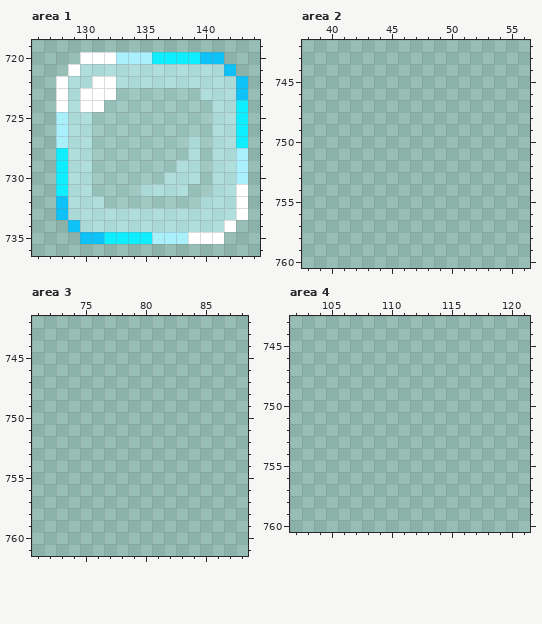
One commit to this pixel-art file: Leore/Content/effects.aseprite. Above, as it was before the edit.
320x1280 pixels, 1 frame. Colours within 5 levels of each other are drawn and written as one. Shown: area 1: x 126..144, y 719..736; area 2: x 38..56, y 742..760; area 3: x 71..88, y 742..761; area 4: x 102..121, y 743..760. The commit also changed other parts of the picture, which this record leaves out.
After the commit:
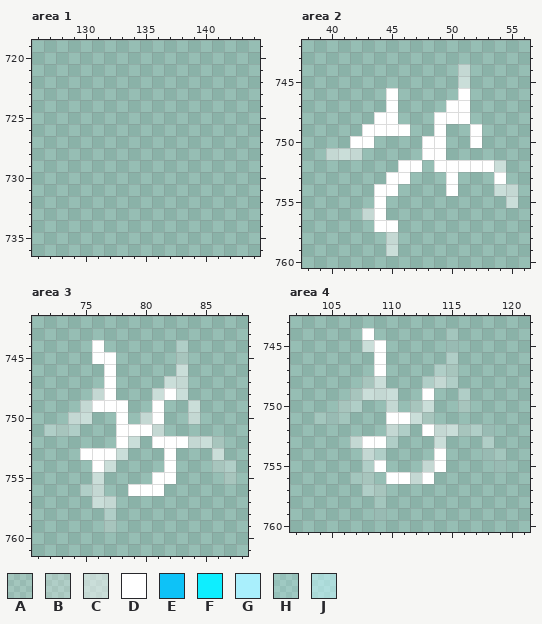
Palette (. is transparent): A #ffffff1f  B #ffffff3f  C #ffffff7f  D #ffffff  E #0ec2f7  F #0eeeff  G #a9effc  H #c5f9ff31  J #c5f9ff8b
Edits made:
--- area 1
@@ x 126..144 @@
 719 ...................
-720 ....DDDGGGFFFFEE...
-721 ...DJJJJJJJJJJJJE..
-722 ..DJJDDJJJJJJJJJJE.
-723 ..DJDDDHHHHHHHJJJE.
-724 ..DJDDHHHHHHHHHJJF.
-725 ..GJJHHHHHHHHHHJJF.
-726 ..GJJHHHHHHHHHHJJF.
-727 ..GJJHHHHHHHHJHJJF.
-728 ..FJJHHHHHHHHJHJJG.
-729 ..FJJHHHHHHHJJHJJG.
-730 ..FJJHHHHHHJJJHJJG.
-731 ..FJJHHHHJJJJHHJJD.
-732 ..EJJJHHHHHHHHJJJD.
-733 ..EJJJJJJJJJJJJJJD.
-734 ...EJJJJJJJJJJJJD..
-735 ....EEFFFFGGGDDD...
+720 ...................
+721 ...................
+722 ...................
+723 ...................
+724 ...................
+725 ...................
+726 ...................
+727 ...................
+728 ...................
+729 ...................
+730 ...................
+731 ...................
+732 ...................
+733 ...................
+734 ...................
+735 ...................
 736 ...................
--- area 2
@@ x 38..56 @@
 743 ...................
-744 ...................
-745 ...................
-746 ...................
-747 ...................
-748 ...................
-749 ...................
-750 ...................
-751 ...................
-752 ...................
-753 ...................
-754 ...................
-755 ...................
-756 ...................
-757 ...................
-758 ...................
-759 ...................
+744 .............C.....
+745 .............C.....
+746 .......D.....D.....
+747 .......D....DD.....
+748 ......DD...DDD.....
+749 .....DDDD..D..D....
+750 ....DD....DD..D....
+751 ..CCC.....DD.......
+752 ........DD.DDDDDC..
+753 .......DD...D...D..
+754 ......DD....D...CC.
+755 ......D..........C.
+756 .....CD............
+757 ......DD...........
+758 .......C...........
+759 .......C...........
 760 ...................
--- area 3
@@ x 71..88 @@
 743 ..................
-744 ..................
-745 ..................
-746 ..................
-747 ..................
-748 ..................
-749 ..................
-750 ..................
-751 ..................
-752 ..................
-753 ..................
-754 ..................
-755 ..................
-756 ..................
-757 ..................
-758 ..................
-759 ..................
+744 .....D......B.....
+745 .....DD.....B.....
+746 ......D.....C.....
+747 ......D....CC.....
+748 .....CD...CDC.....
+749 ....CDDD..D..C....
+750 ...CC..D.CD..C....
+751 .BBB...DDDC.......
+752 .......DC.DDDCCB..
+753 ....DDDC...D...C..
+754 .....DC....D...BB.
+755 .....C....DD....B.
+756 ....BC..DDD.......
+757 .....CC...........
+758 ......B...........
+759 ......B...........
 760 ..................
--- area 4
@@ x 102..121 @@
 743 ....................
-744 ....................
-745 ....................
-746 ....................
-747 ....................
-748 ....................
-749 ....................
-750 ....................
-751 ....................
-752 ....................
-753 ....................
-754 ....................
-755 ....................
-756 ....................
-757 ....................
-758 ....................
-759 ....................
+744 ......D......A......
+745 ......CD.....A......
+746 .......D.....B......
+747 .......D....BB......
+748 ......BC...BCB......
+749 .....BCCC..D..B.....
+750 ....BB..C.BC..B.....
+751 ..AAA...DDCB........
+752 ........CB.DCCBBA...
+753 .....CDDB...C...B...
+754 ......CB....D...AA..
+755 ......BD...CD....A..
+756 .....AB.DDCD........
+757 ......BB............
+758 .......A............
+759 .......A............
 760 ....................
